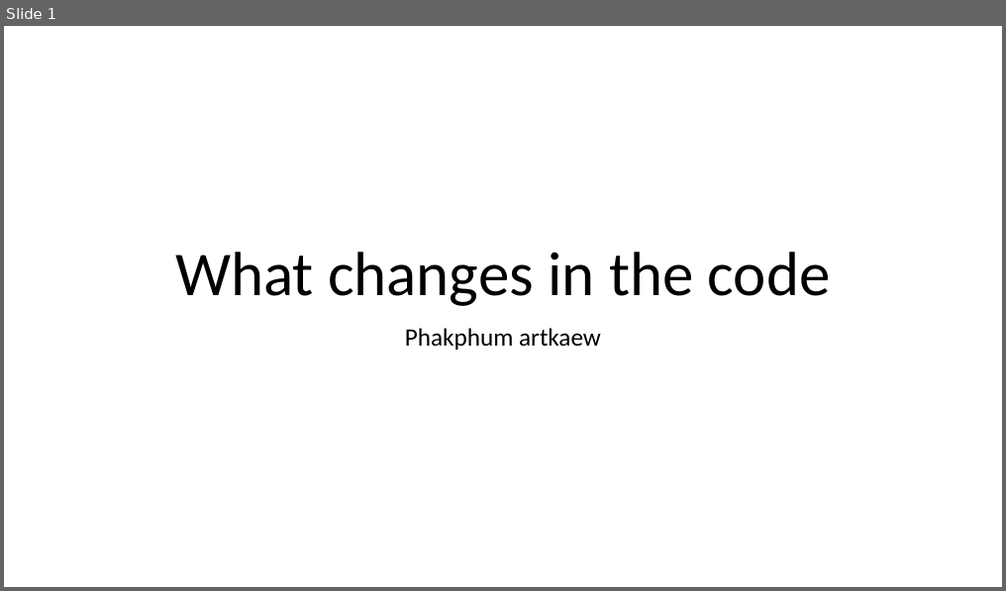
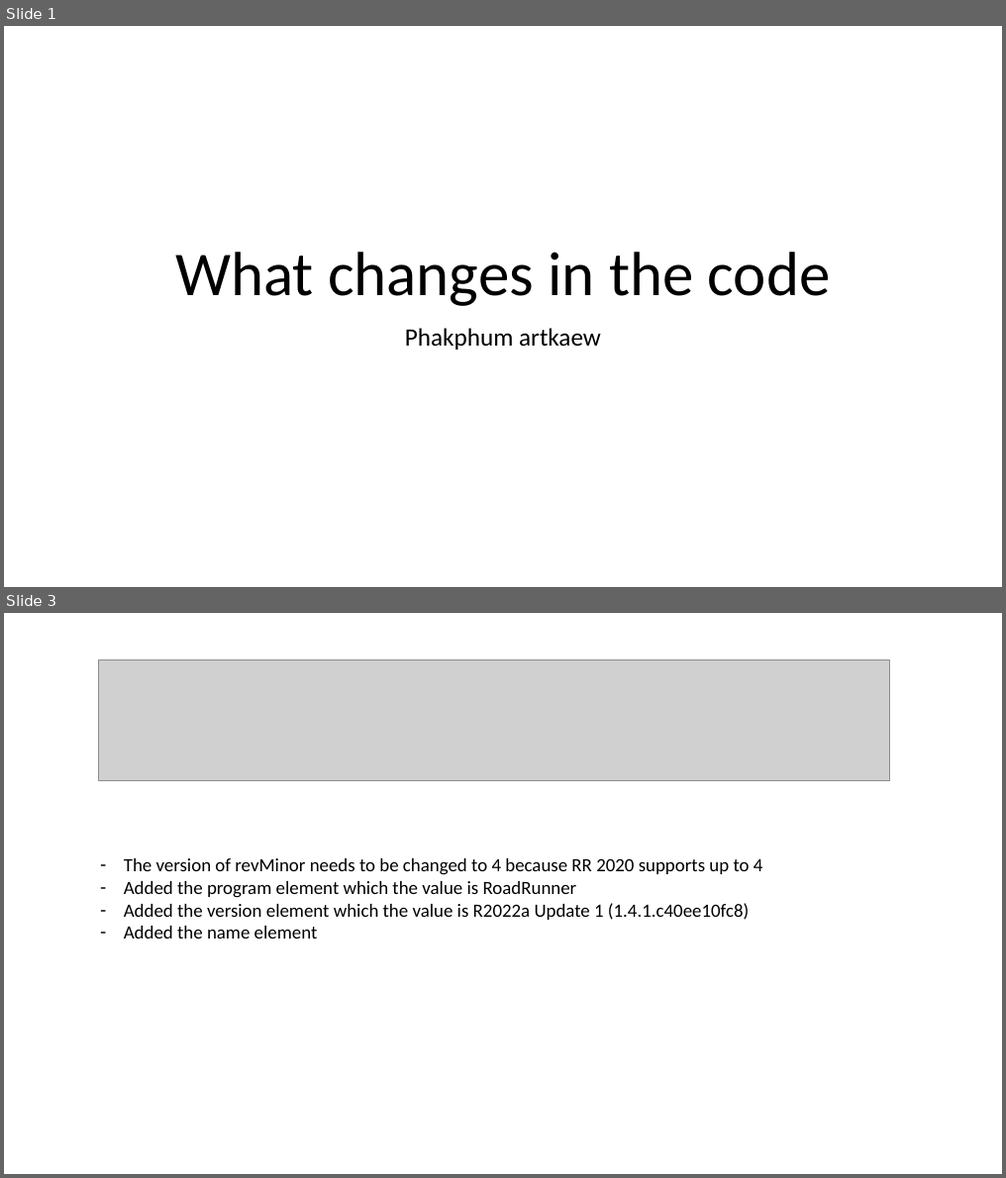
Before and after one commit to ivsg-psu/PathPlanning_MapTools_ParseXODR, a slide deck: Documents/xodr_changes_in_code.pptx. Shown one above the other, each under a label of ours: slide 1 before the commit, slides 1 and 3 after it; the slides between them are not shown. The pictures are 1006x591 and 1006x1178 pixels, drawn with LibreOffice and Linux fonts; fonts in the diff are those of the drawing; grey boxes stand for pictures. Boxes give left, top, right and bottom in pixels: in the first picture for what was removed or moved away, otherwise in the second. Text is boxed around its words. In the diff, an @@ line names an element or a change of style, - is before the commit and + after.

```diff
--- a/Documents/xodr_changes_in_code.pptx
+++ b/Documents/xodr_changes_in_code.pptx
@@ slide 3 added at [4,613,1002,1174], background #FFFFFF @@
@@ picture added at [98,661,890,780] @@
@@ text added at [124,859,763,939], 18 pt, text #000000 @@
+– The version of revMinor needs to be changed to 4 because RR 2020 supports up to 4
+– Added the program element which the value is RoadRunner
+– Added the version element which the value is R2022a Update 1 (1.4.1.c40ee10fc8)
+– Added the name element
```
Also in this commit, not shown: 8 other slides added, 1 slide removed.
